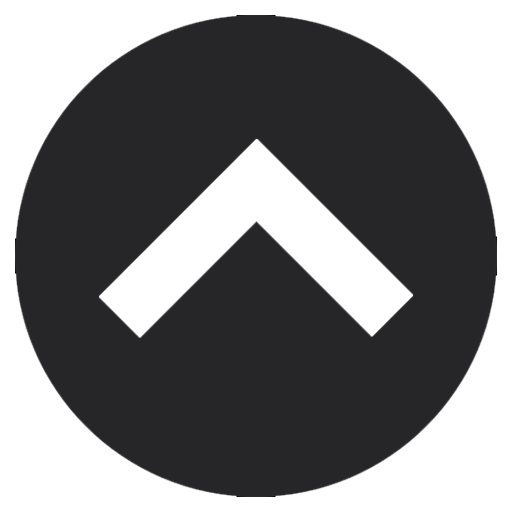
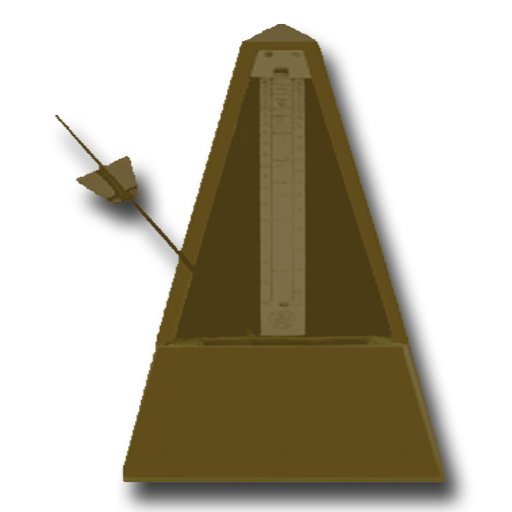
Revision of a layered 512×512 image; what changed, layer by layer:
added layer "Metronome" above "Global Down" over [53, 23, 446, 483]
hid "Global Down" over [15, 15, 497, 497]
